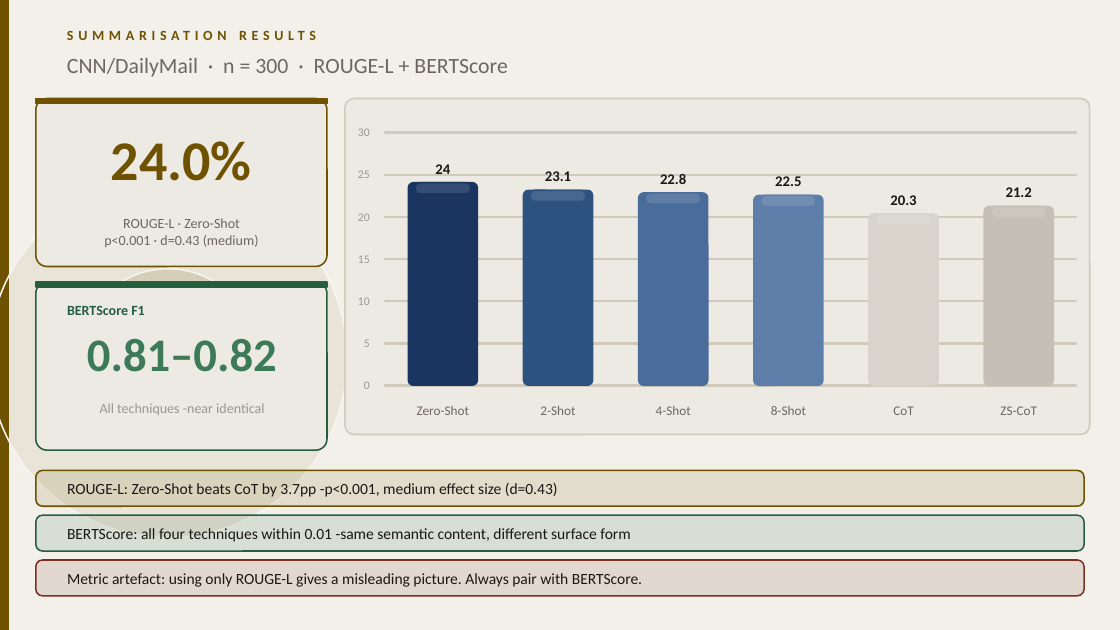
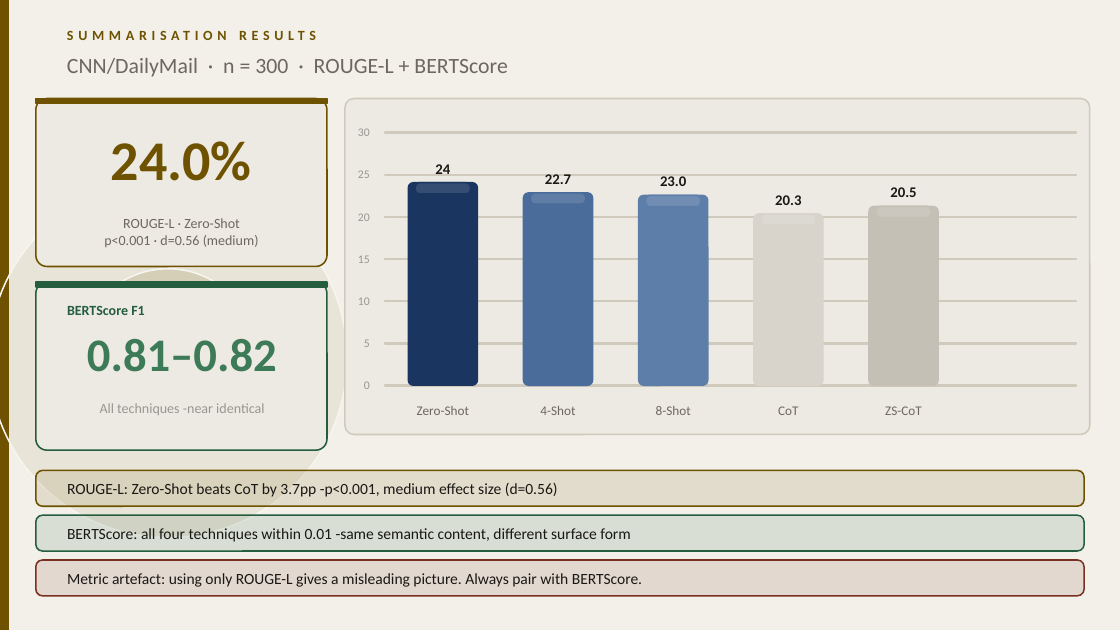
Before and after one commit to Varun-Kumar-DS/peef-dissertation, a slide deck: slide 7 of PEEF_Presentation_Final.pptx. Drawn at 1120x630 pixels with LibreOffice and Linux fonts; fonts in the diff are those of the drawing. Boxes give left, top, right and bottom in pixels: in the first picture for what was removed or moved away, otherwise in the second. Text is boxed around its words. In the diff, an @@ line names an element or a change of style, - is before the commit and + after.

```diff
--- a/PEEF_Presentation_Final.pptx
+++ b/PEEF_Presentation_Final.pptx
@@ text at <box>545,174,571,184</box>: text changed @@
-22.8
+22.7
@@ text removed at <box>545,171,571,181</box> @@
-23.1
@@ text at <box>660,176,686,186</box>: text changed @@
-22.5
+23.0
@@ rounded rectangle removed at <box>523,190,592,385</box> @@
@@ rounded rectangle removed at <box>531,190,586,202</box> @@
@@ text at <box>890,187,916,197</box>: text changed @@
-21.2
+20.5
@@ text at <box>104,235,259,247</box>: text changed @@
-p<0.001 · d=0.43 (medium)
+p<0.001 · d=0.56 (medium)
@@ 8 rounded rectangles, 5 texts: place and size @@
-8 rounded rectangles, 5 texts at <box>638,193,1054,415</box>
+8 rounded rectangles, 5 texts at <box>523,193,939,415</box>
@@ text removed at <box>540,406,575,415</box> @@
-2-Shot
@@ text at <box>67,483,558,497</box>: text changed @@
-ROUGE-L: Zero-Shot beats CoT by 3.7pp -p<0.001, medium effect size (d=0.43)
+ROUGE-L: Zero-Shot beats CoT by 3.7pp -p<0.001, medium effect size (d=0.56)
```
Also in this commit, not shown: 6 other slides changed, 2 other files.
